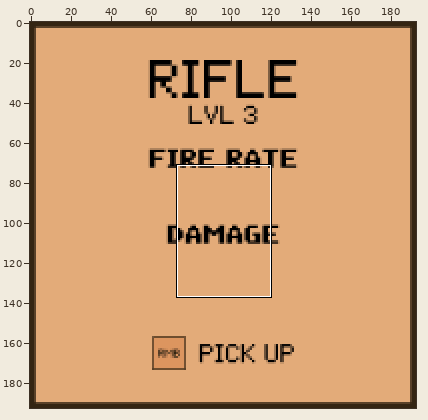
Edited in one commit: sprite sheet (UI_elements/!NewHUDConcept (Fit to Full HD)/ToolTips(Infobox)/rifle_lvl3.png). The first picture is a wide view before the edit; the outline marks the close-up.
Close-up. First the earlier version:
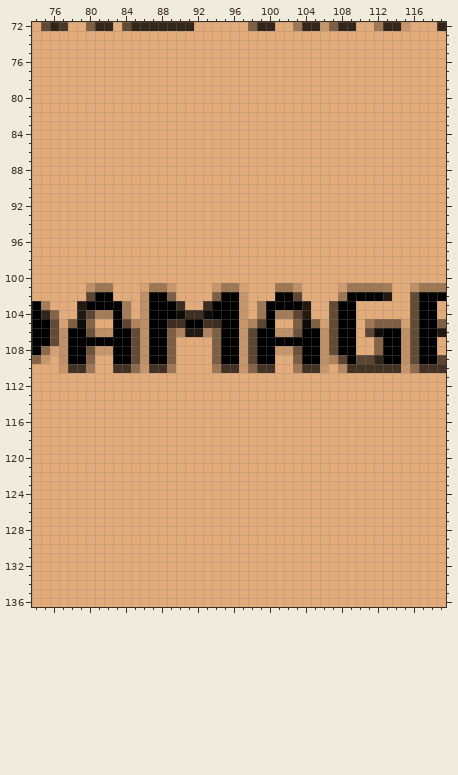
The file is 193x193 pixels. Colours within 5 levels of each other are drawn and written as one. Shown: x 74..119, y 72..136. The commit also changed other parts of the picture, which this record leaves out.
The same view after the edit:
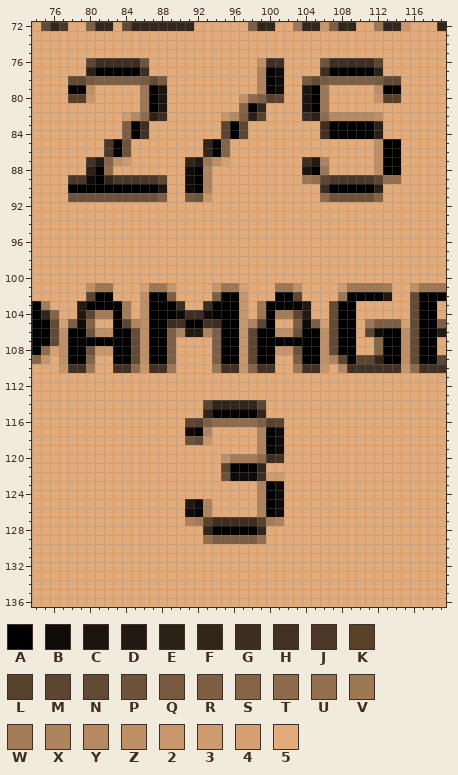
Palette (. is transparent): A #000000  B #0f0b08  C #1c150f  D #221912  E #2c2117  F #32261b  G #3d2e21  H #433224  J #4b3828  K #594128  L #57422e  M #5d4631  N #634a35  P #6e533b  Q #76593f  R #7e5f43  S #866547  T #8e6b4c  U #946f4f  V #9e7754  W #a57c58  X #ae835d  Y #b68961  Z #bf9066  2 #c7966a  3 #cf9c6f  4 #d6a172  5 #e3ab79
The exact change:
Changed rows in their new state; - is an unchanged pixel.
first column x 78:
 76 --MGGGGGP------------ZGH----PGGGGGM--
 77 --EAAAAAG------------XAB----GAAAAAE--
 78 NNQRRRRRQNQ----------XAB--QNQRRRRRQNN
 79 AAZ-----VAC----------XAB--CAV-----ZAA
 80 KK2-----VAC--------ZTRKM--CAV-----2KK
 81 --------VAC--------SAF----CAV--------
 82 ------3YTEG------2YREL----GETYYYYYZ--
 83 ------RAG--------MAM--------GAAAAAE--
 84 ------RAH--------MAM--------HAAAAAE--
 85 ----JAP--------FAS----------------ZAA
 86 ----JAP--------FAS----------------ZAA
 87 --HDSZ3------FDVZ4--------GDX-----ZAA
 88 --EAT--------BAX----------CAV-----ZAA
 89 JJBAFJJJJJM--BAX----------VUMJJJJJMUU
 90 AAAAAAAAAAC--BAX------------GAAAAAE--
 91 PPPPPPPPPPR--QP2------------TPPPPPS--
first column x 91:
114 --MFFFFFM--
115 --FAAAAAF--
116 MLRTTTTTRLM
117 BAX-----XAB
118 PN2-----XAB
119 --------XAB
120 ----ZWWWTGH
121 ----MAAAF--
122 ----PBBBG33
123 --------XAB
124 --------XAB
125 DBX-----XAB
126 BAX-----XAB
127 XWKGGGGGKWX
128 --FAAAAAF--
129 --URRRRRU--
Where, in picture pixels (left, top, right, bottom), the same in both close-ups:
changed: (68, 58, 401, 202)
changed: (185, 400, 284, 544)
